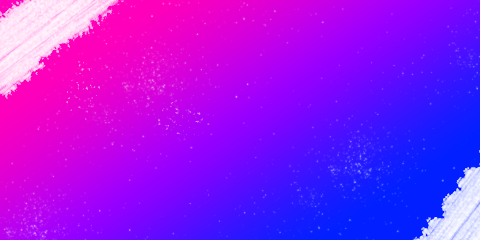
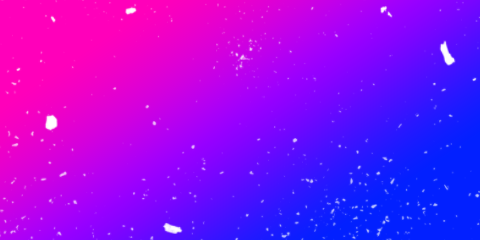
Layers edited between the first and the second 480px x 240px image:
added layer "Layer 1" above "Stars" over [0, 0, 480, 240]
hid "Stars" over [0, 0, 480, 240]
